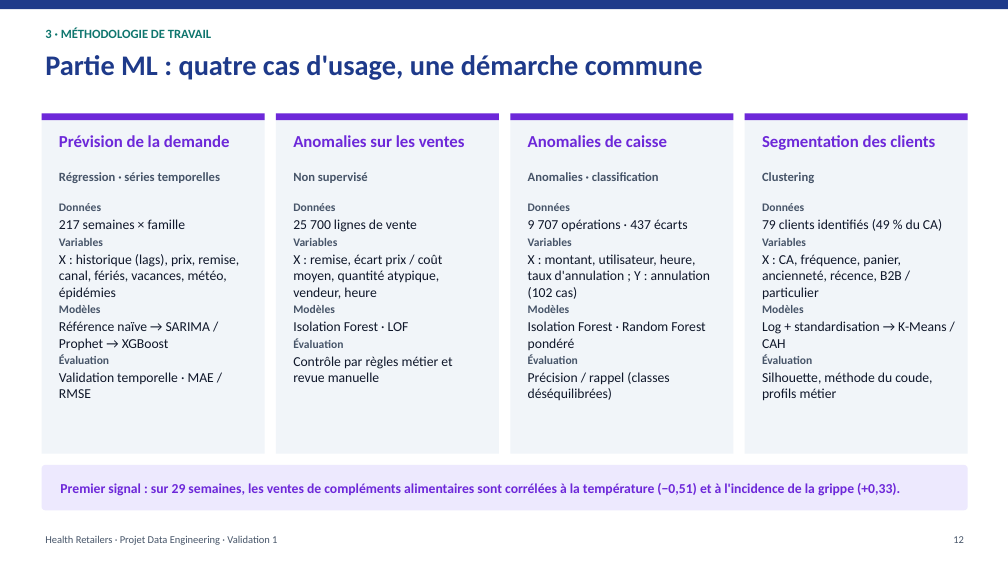
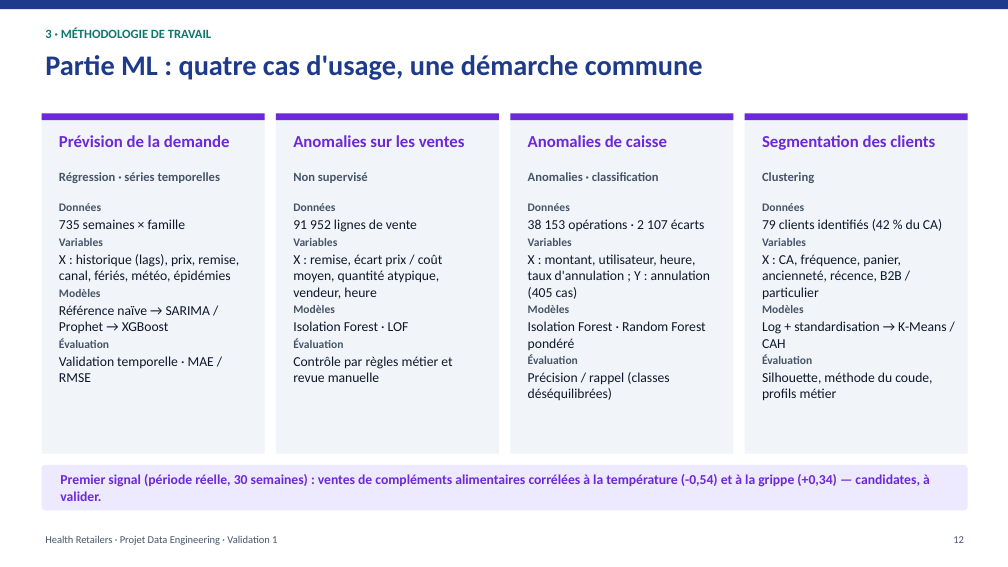
Before and after one commit to Youssef-ben-ali/DataWarehouseProject_3AI4, a slide deck: slide 12 of Presentation_Validation1_HealthRetailers.pptx. Drawn at 1008x567 pixels with LibreOffice and Linux fonts; fonts in the diff are those of the drawing. Boxes give left, top, right and bottom in pixels: in the first picture for what was removed or moved away, otherwise in the second. Text is boxed around its words. In the diff, an @@ line names an element or a change of style, - is before the commit and + after.

```diff
--- a/Presentation_Validation1_HealthRetailers.pptx
+++ b/Presentation_Validation1_HealthRetailers.pptx
@@ text at (x1=59, y1=219, x2=185, y2=229): text changed @@
-217 semaines × famille
+735 semaines × famille
@@ text at (x1=293, y1=219, x2=417, y2=232): text changed @@
-25 700 lignes de vente
+91 952 lignes de vente
@@ text at (x1=528, y1=219, x2=705, y2=231): text changed @@
-9 707 opérations · 437 écarts
+38 153 opérations · 2 107 écarts
@@ text at (x1=762, y1=219, x2=942, y2=231): text changed @@
-79 clients identifiés (49 % du CA)
+79 clients identifiés (42 % du CA)
@@ text at (x1=59, y1=254, x2=239, y2=282): text changed @@
-X : historique (lags), prix, remise, canal, fériés, vacances, météo, épidémies
+X : historique (lags), prix, remise, canal, fériés, météo, épidémies
@@ text at (x1=528, y1=254, x2=710, y2=299): text changed @@
-X : montant, utilisateur, heure, taux d'annulation ; Y : annulation (102 cas)
+X : montant, utilisateur, heure, taux d'annulation ; Y : annulation (405 cas)
@@ text at (x1=60, y1=474, x2=930, y2=501): text changed @@
-Premier signal : sur 29 semaines, les ventes de compléments alimentaires sont corrélées à la température (−0,51) et à l'incidence de la grippe (+0,33).
+Premier signal (période réelle, 30 semaines) : ventes de compléments alimentaires corrélées à la température (-0,54) et à la grippe (+0,34) — candidates, à valider.
```
Also in this commit, not shown: 15 other slides changed, 1 other file.
